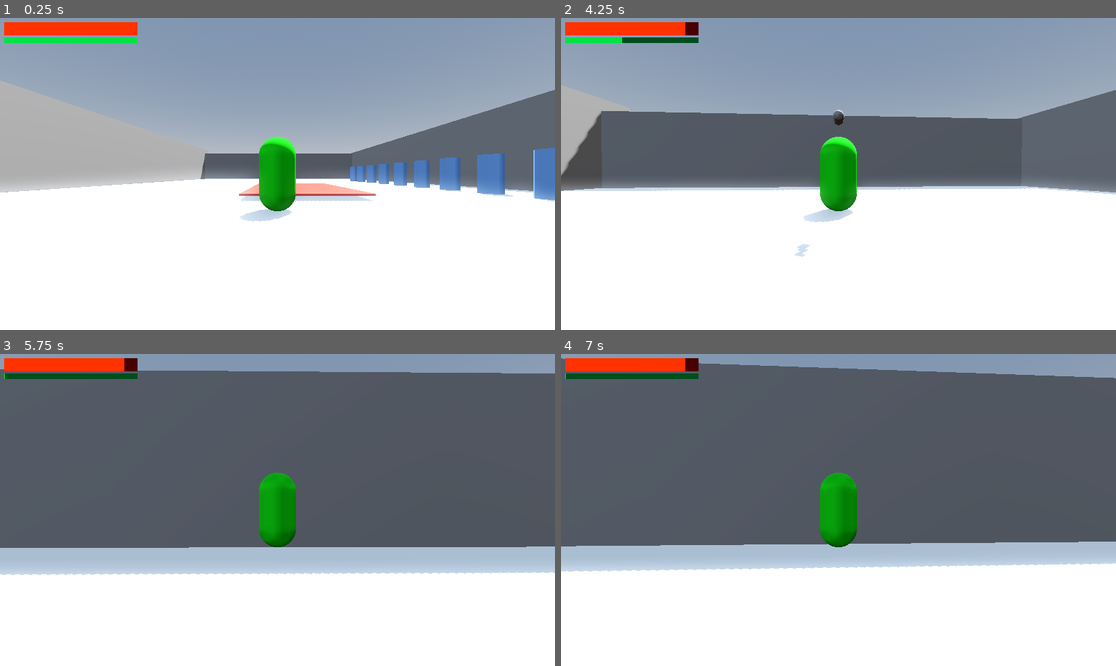
Above: before the commit, frames 1-4 (two rows, left to right).
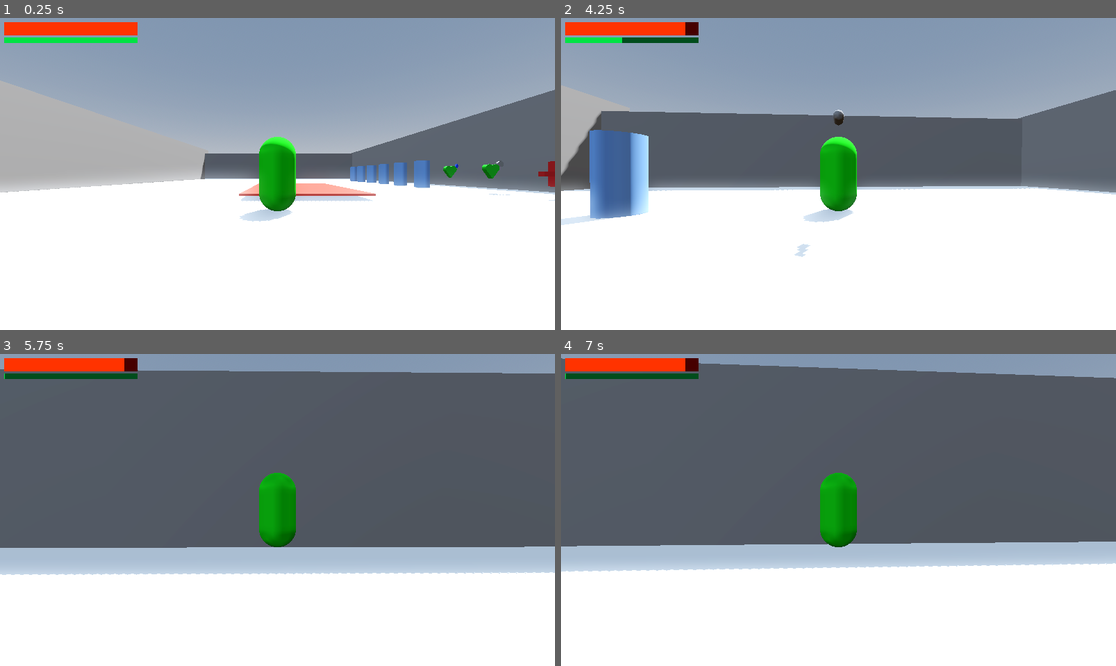
Above: after the commit, the same moments.

Repository: TylerPederson/effort
Game: Godot game, scene res://Spikes/sandbox_level_spikes.tscn
Two runs of this game, one before a commit and one after it. Both use one fixed random seed, a clock stepped at 60 frames per second and the inputs below. This scene is started directly instead of the project's main scene.
Inputs (mouse positions are in pixels of both pictures, inside the frame that each line leads up to):
- Up to frame 1 (0.25 s): no input
- Up to frame 2 (4.25 s): tap Enter (ui_accept) at 0.5 s; move the mouse to (866, 174) at 0.52 s; hold Right mouse button (combat_alternative) 0.53-1.28 s; hold W (move_forward) from 0.53 s (still down); tap Space (move_jump) at 0.77, 1.52, 3.02, 3.77 s; move the mouse to (810, 174) at 1.27 s; click (810, 174) at 1.35 s; move the mouse to (849, 167) at 2.02 s; hold Shift (move_sprint) 2.03-2.78 s; move the mouse to (832, 180) at 2.77 s; right-click (832, 180) at 2.85 s; move the mouse to (877, 177) at 3.52 s; press the mouse at (877, 177) at 3.53 s
- Up to frame 3 (5.75 s): keep holding W (move_forward); move the mouse to (233, 506) at 4.27 s; release the mouse at (233, 506) at 4.28 s; tap Shift (move_sprint) at 4.35 s; tap Space (move_jump) at 4.52 s; move the mouse to (283, 510) at 5.02 s; hold Right mouse button (combat_alternative) from 5.03 s (still down)
- Up to frame 4 (7 s): move the mouse to (816, 503) at 5.77 s; release W (move_forward) at 5.78 s; release Right mouse button (combat_alternative) at 5.78 s; hold D (move_right) 5.78-6.53 s; click (816, 503) at 5.85 s; tap Space (move_jump) at 6.02, 6.77 s; move the mouse to (866, 510) at 6.52 s; hold W (move_forward) from 6.53 s (still down); hold Shift (move_sprint) from 6.53 s (still down)

The runs differ from the first frame. In frame 1, 1.7% of the frame differs, in the area x 79-100%, y 41-59%; in frame 2, 3.0%, in the area x 0-16%, y 35-67%; in frame 3, less than 0.1%; in frame 4, less than 0.1%.

Commit message:
Add a choice tray as some powerup models
Adds a choice tray that will select 3 random upgrades that have not yet been obtained. Also adds a few of the upgrade models.

Diff:
--- a/Spikes/sandbox_level_spikes.tscn
+++ b/Spikes/sandbox_level_spikes.tscn
@@ -1,9 +1,11 @@
-[gd_scene load_steps=10 format=3 uid="uid://lufehvu5wiic"]
+[gd_scene load_steps=12 format=3 uid="uid://lufehvu5wiic"]
 
 [ext_resource type="PackedScene" uid="uid://da7uc6l3gvjq1" path="res://action_player.tscn" id="1_wtjuy"]
 [ext_resource type="PackedScene" uid="uid://cm6ekv7xheido" path="res://Spikes/spikes.tscn" id="4_clqtg"]
 [ext_resource type="PackedScene" uid="uid://dvm5c3go8fcxb" path="res://stats-and-combat/Collectible/collectible.tscn" id="4_s0li7"]
 [ext_resource type="PackedScene" uid="uid://bad74nx0no6g8" path="res://TargetDummy/target_dummy.tscn" id="5_67b5x"]
+[ext_resource type="PackedScene" uid="uid://dh2sywynsva26" path="res://stats-and-combat/Collectible/choice_tray.tscn" id="5_oyuc4"]
+[ext_resource type="PackedScene" uid="uid://brocav0rddv6" path="res://stats-and-combat/Collectible/choice_tray_spawn.tscn" id="6_oyuc4"]
 
 [sub_resource type="ProceduralSkyMaterial" id="ProceduralSkyMaterial_s6xw7"]
 sky_horizon_color = Color(0.66224277, 0.6717428, 0.6867428, 1)
@@ -132,3 +134,21 @@
 [node name="Collectible10" parent="Collectibles" instance=ExtResource("4_s0li7")]
 transform = Transform3D(1, 0, 0, 0, 1, 0, 0, 0, 1, 11, 1.0036714, -23.921019)
 type = 9
+
+[node name="Choice_Tray" parent="Collectibles" instance=ExtResource("5_oyuc4")]
+transform = Transform3D(1, 0, 0, 0, 1, 0, 0, 0, 1, -8, 0, -27)
+
+[node name="CollectTimer" type="Timer" parent="."]
+wait_time = 4.0
+one_shot = true
+autostart = true
+
+[node name="Choice_Tray_Spawn" parent="." instance=ExtResource("6_oyuc4")]
+transform = Transform3D(-4.371139e-08, 0, 1, 0, 1, 0, -1, 0, -4.371139e-08, -12, 0, -9)
+
+[node name="Timer" type="Timer" parent="Choice_Tray_Spawn"]
+wait_time = 2.0
+autostart = true
+
+[connection signal="timeout" from="CollectTimer" to="Collectibles/Choice_Tray" method="activate"]
+[connection signal="timeout" from="Choice_Tray_Spawn/Timer" to="Choice_Tray_Spawn" method="spawn_collectible_tray"]
--- /dev/null
+++ b/stats-and-combat/Collectible/Meshes/health_boost_model.tscn
@@ -0,0 +1,38 @@
+[gd_scene load_steps=6 format=3 uid="uid://bxh45rvfy1lo5"]
+
+[sub_resource type="StandardMaterial3D" id="StandardMaterial3D_0wxip"]
+albedo_color = Color(0.83, 0.1577, 0.1577, 1)
+
+[sub_resource type="BoxMesh" id="BoxMesh_efgwr"]
+material = SubResource("StandardMaterial3D_0wxip")
+size = Vector3(0.2, 1, 0.2)
+
+[sub_resource type="StandardMaterial3D" id="StandardMaterial3D_dx7b4"]
+albedo_color = Color(0.13, 0.27499986, 1, 1)
+
+[sub_resource type="PrismMesh" id="PrismMesh_8gvpd"]
+material = SubResource("StandardMaterial3D_dx7b4")
+size = Vector3(0.2, 0.2, 0.1)
+
+[sub_resource type="BoxMesh" id="BoxMesh_nksht"]
+material = SubResource("StandardMaterial3D_dx7b4")
+size = Vector3(0.1, 0.1, 0.1)
+
+[node name="Health_Regen_Model" type="Node3D"]
+
+[node name="PlusVert" type="MeshInstance3D" parent="."]
+mesh = SubResource("BoxMesh_efgwr")
+
+[node name="PlusHorz" type="MeshInstance3D" parent="PlusVert"]
+transform = Transform3D(-4.371139e-08, 1, 0, -1, -4.371139e-08, 0, 0, 0, 1, 0, 0, 0)
+mesh = SubResource("BoxMesh_efgwr")
+skeleton = NodePath("../..")
+
+[node name="ArrowHead" type="MeshInstance3D" parent="."]
+transform = Transform3D(1, 0, 0, 0, 1, 0, 0, 0, 1, 0.4266101, 0.561081, 0)
+mesh = SubResource("PrismMesh_8gvpd")
+
+[node name="ArrowBody" type="MeshInstance3D" parent="ArrowHead"]
+transform = Transform3D(1, 0, 0, 0, 1, 0, 0, 0, 1, 0, -0.1479575, 0)
+mesh = SubResource("BoxMesh_nksht")
+skeleton = NodePath("../..")
--- /dev/null
+++ b/stats-and-combat/Collectible/Meshes/health_regen_model.tscn
@@ -0,0 +1,47 @@
+[gd_scene load_steps=7 format=3 uid="uid://blpvs4aoh3het"]
+
+[sub_resource type="StandardMaterial3D" id="StandardMaterial3D_0wxip"]
+albedo_color = Color(0.83, 0.1577, 0.1577, 1)
+
+[sub_resource type="BoxMesh" id="BoxMesh_efgwr"]
+material = SubResource("StandardMaterial3D_0wxip")
+size = Vector3(0.2, 1, 0.2)
+
+[sub_resource type="CylinderMesh" id="CylinderMesh_0wxip"]
+top_radius = 0.2
+bottom_radius = 0.2
+height = 0.1
+
+[sub_resource type="BoxMesh" id="BoxMesh_tv45n"]
+size = Vector3(0.1, 0.1, 0.1)
+
+[sub_resource type="StandardMaterial3D" id="StandardMaterial3D_n8cao"]
+albedo_color = Color(1, 0, 0, 1)
+
+[sub_resource type="PrismMesh" id="PrismMesh_jhwx6"]
+material = SubResource("StandardMaterial3D_n8cao")
+size = Vector3(0.02, 0.1, 0.12)
+
+[node name="Health_Regen_Model" type="Node3D"]
+
+[node name="PlusVert" type="MeshInstance3D" parent="."]
+mesh = SubResource("BoxMesh_efgwr")
+
+[node name="PlusHorz" type="MeshInstance3D" parent="PlusVert"]
+transform = Transform3D(-4.371139e-08, 1, 0, -1, -4.371139e-08, 0, 0, 0, 1, 0, 0, 0)
+mesh = SubResource("BoxMesh_efgwr")
+skeleton = NodePath("../..")
+
+[node name="ClockCircle" type="MeshInstance3D" parent="."]
+transform = Transform3D(1, 0, 0, 0, -4.371139e-08, -1, 0, 1, -4.371139e-08, 0.47360218, 0.5083261, 0)
+mesh = SubResource("CylinderMesh_0wxip")
+
+[node name="ClockTop" type="MeshInstance3D" parent="ClockCircle"]
+transform = Transform3D(1, 0, 0, 0, -4.371139e-08, 1, 0, -1, -4.371139e-08, 0.0031692088, -9.458924e-09, -0.21639496)
+mesh = SubResource("BoxMesh_tv45n")
+skeleton = NodePath("../..")
+
+[node name="ClockArrow" type="MeshInstance3D" parent="ClockCircle"]
+transform = Transform3D(0.9051315, 0.4251317, 0, 1.8583098e-08, -3.9564554e-08, 1, 0.4251317, -0.9051315, -4.371139e-08, 0.04376173, -3.714936e-09, -0.08498782)
+mesh = SubResource("PrismMesh_jhwx6")
+skeleton = NodePath("../..")
--- /dev/null
+++ b/stats-and-combat/Collectible/Meshes/stamina_boost_model.tscn
@@ -0,0 +1,49 @@
+[gd_scene load_steps=7 format=3 uid="uid://csy0c340wm4a6"]
+
+[sub_resource type="StandardMaterial3D" id="StandardMaterial3D_tj7ui"]
+albedo_color = Color(0.12640002, 0.79, 0.13746002, 1)
+
+[sub_resource type="CylinderMesh" id="CylinderMesh_q4cw7"]
+material = SubResource("StandardMaterial3D_tj7ui")
+top_radius = 0.2
+bottom_radius = 0.2
+height = 0.2
+
+[sub_resource type="PrismMesh" id="PrismMesh_iwixs"]
+material = SubResource("StandardMaterial3D_tj7ui")
+size = Vector3(0.6, 0.405, 0.2)
+
+[sub_resource type="StandardMaterial3D" id="StandardMaterial3D_dx7b4"]
+albedo_color = Color(0.13, 0.27499986, 1, 1)
+
+[sub_resource type="PrismMesh" id="PrismMesh_8gvpd"]
+material = SubResource("StandardMaterial3D_dx7b4")
+size = Vector3(0.2, 0.2, 0.1)
+
+[sub_resource type="BoxMesh" id="BoxMesh_nksht"]
+material = SubResource("StandardMaterial3D_dx7b4")
+size = Vector3(0.1, 0.1, 0.1)
+
+[node name="Stamina_Boost_Model" type="Node3D"]
+
+[node name="HeartLeft" type="MeshInstance3D" parent="."]
+transform = Transform3D(1, 0, 0, 0, -4.371139e-08, -1, 0, 1, -4.371139e-08, -0.15, 0.3, 0)
+mesh = SubResource("CylinderMesh_q4cw7")
+
+[node name="HeartRight" type="MeshInstance3D" parent="HeartLeft"]
+transform = Transform3D(1, 0, 0, 0, 1, 0, 0, 0, 1, 0.3, 0, 0)
+mesh = SubResource("CylinderMesh_q4cw7")
+skeleton = NodePath("../..")
+
+[node name="HeartBottom" type="MeshInstance3D" parent="HeartLeft"]
+transform = Transform3D(1, 0, 0, 0, -4.371139e-08, -1, 0, 1, -4.371139e-08, 0.15, -5.8468697e-10, 0.3366239)
+mesh = SubResource("PrismMesh_iwixs")
+
+[node name="ArrowHead" type="MeshInstance3D" parent="."]
+transform = Transform3D(1, 0, 0, 0, 1, 0, 0, 0, 1, 0.4266101, 0.561081, 0)
+mesh = SubResource("PrismMesh_8gvpd")
+
+[node name="ArrowBody" type="MeshInstance3D" parent="ArrowHead"]
+transform = Transform3D(1, 0, 0, 0, 1, 0, 0, 0, 1, 0, -0.1479575, 0)
+mesh = SubResource("BoxMesh_nksht")
+skeleton = NodePath("../..")
--- /dev/null
+++ b/stats-and-combat/Collectible/Meshes/stamina_regen_model.tscn
@@ -0,0 +1,58 @@
+[gd_scene load_steps=8 format=3 uid="uid://dnpq8u4dqom73"]
+
+[sub_resource type="StandardMaterial3D" id="StandardMaterial3D_tj7ui"]
+albedo_color = Color(0.12640002, 0.79, 0.13746002, 1)
+
+[sub_resource type="CylinderMesh" id="CylinderMesh_q4cw7"]
+material = SubResource("StandardMaterial3D_tj7ui")
+top_radius = 0.2
+bottom_radius = 0.2
+height = 0.2
+
+[sub_resource type="PrismMesh" id="PrismMesh_iwixs"]
+material = SubResource("StandardMaterial3D_tj7ui")
+size = Vector3(0.6, 0.405, 0.2)
+
+[sub_resource type="CylinderMesh" id="CylinderMesh_bk1aa"]
+top_radius = 0.2
+bottom_radius = 0.2
+height = 0.1
+
+[sub_resource type="BoxMesh" id="BoxMesh_r85v8"]
+size = Vector3(0.1, 0.1, 0.1)
+
+[sub_resource type="StandardMaterial3D" id="StandardMaterial3D_n8cao"]
+albedo_color = Color(1, 0, 0, 1)
+
+[sub_resource type="PrismMesh" id="PrismMesh_boryb"]
+material = SubResource("StandardMaterial3D_n8cao")
+size = Vector3(0.02, 0.1, 0.12)
+
+[node name="Stamina_Boost_Model" type="Node3D"]
+
+[node name="HeartLeft" type="MeshInstance3D" parent="."]
+transform = Transform3D(1, 0, 0, 0, -4.371139e-08, -1, 0, 1, -4.371139e-08, -0.15, 0.3, 0)
+mesh = SubResource("CylinderMesh_q4cw7")
+
+[node name="HeartRight" type="MeshInstance3D" parent="HeartLeft"]
+transform = Transform3D(1, 0, 0, 0, 1, 0, 0, 0, 1, 0.3, 0, 0)
+mesh = SubResource("CylinderMesh_q4cw7")
+skeleton = NodePath("../..")
+
+[node name="HeartBottom" type="MeshInstance3D" parent="HeartLeft"]
+transform = Transform3D(1, 0, 0, 0, -4.371139e-08, -1, 0, 1, -4.371139e-08, 0.15, -5.8468697e-10, 0.3366239)
+mesh = SubResource("PrismMesh_iwixs")
+
+[node name="ClockCircle" type="MeshInstance3D" parent="."]
+transform = Transform3D(0.7784399, 0, 0, 0, -4.371139e-08, -0.74572015, 0, 1, -3.2596464e-08, 0.47360218, 0.5083261, 0)
+mesh = SubResource("CylinderMesh_bk1aa")
+
+[node name="ClockTop" type="MeshInstance3D" parent="ClockCircle"]
+transform = Transform3D(1, 0, 0, 0, -4.371139e-08, 1, 0, -1, -4.371139e-08, 0.0031692088, -9.458924e-09, -0.21639496)
+mesh = SubResource("BoxMesh_r85v8")
+skeleton = NodePath("../..")
+
+[node name="ClockArrow" type="MeshInstance3D" parent="ClockCircle"]
+transform = Transform3D(0.9051315, 0.4251317, 0, 1.8583098e-08, -3.9564554e-08, 1, 0.4251317, -0.9051315, -4.371139e-08, 0.04376173, -3.714936e-09, -0.08498782)
+mesh = SubResource("PrismMesh_boryb")
+skeleton = NodePath("../..")
--- /dev/null
+++ b/stats-and-combat/Collectible/choice_tray.gd
@@ -0,0 +1,56 @@
+extends Node3D
+
+static var to_collect = [
+	Collectible.TYPE.HP_REGEN,
+	Collectible.TYPE.HP_BOOST,
+	Collectible.TYPE.STAMINA_REGEN,
+	Collectible.TYPE.STAMINA_BOOST,
+	Collectible.TYPE.BONUS_FLAT_ARMOR,
+	Collectible.TYPE.BONUS_RATIO_ARMOR,
+	Collectible.TYPE.SPRINT_USE_RATIO,
+	Collectible.TYPE.SPRINT_SPEED_BOOST,
+	Collectible.TYPE.DAMAGE_BOOST,
+	Collectible.TYPE.DAMAGE_COOLDOWN
+]
+
+
+func _ready() -> void:
+	%Collectible1.set_type(select_available())
+	%Collectible2.set_type(select_available())
+	%Collectible3.set_type(select_available())
+	process_mode = Node.PROCESS_MODE_DISABLED
+	%Collectible1.visible = false
+	%Collectible2.visible = false
+	%Collectible3.visible = false
+
+func activate():
+	process_mode = Node.PROCESS_MODE_INHERIT
+	%Collectible1.visible = true
+	%Collectible2.visible = true
+	%Collectible3.visible = true
+
+
+func select_available() -> Collectible.TYPE:
+	if to_collect.is_empty():
+		return Collectible.TYPE.HP_REGEN
+
+	var type = to_collect.pick_random()
+	to_collect.erase(type)
+	return type
+
+func _on_collectible_1_collected(type: Collectible.TYPE) -> void:
+	to_collect.append(%Collectible2.type)
+	to_collect.append(%Collectible3.type)
+	queue_free()
+
+
+func _on_collectible_2_collected(type: Collectible.TYPE) -> void:
+	to_collect.append(%Collectible1.type)
+	to_collect.append(%Collectible3.type)
+	queue_free()
+
+
+func _on_collectible_3_collected(type: Collectible.TYPE) -> void:
+	to_collect.append(%Collectible1.type)
+	to_collect.append(%Collectible2.type)
+	queue_free()
--- /dev/null
+++ b/stats-and-combat/Collectible/choice_tray.tscn
@@ -0,0 +1,23 @@
+[gd_scene load_steps=3 format=3 uid="uid://dh2sywynsva26"]
+
+[ext_resource type="Script" uid="uid://du702rkgl45sr" path="res://stats-and-combat/Collectible/choice_tray.gd" id="1_o3f7e"]
+[ext_resource type="PackedScene" uid="uid://dvm5c3go8fcxb" path="res://stats-and-combat/Collectible/collectible.tscn" id="2_3gojb"]
+
+[node name="Choice_Tray" type="Node3D"]
+script = ExtResource("1_o3f7e")
+
+[node name="Collectible1" parent="." instance=ExtResource("2_3gojb")]
+unique_name_in_owner = true
+transform = Transform3D(1, 0, 0, 0, 1, 0, 0, 0, 1, 0, 1, 0)
+
+[node name="Collectible2" parent="." instance=ExtResource("2_3gojb")]
+unique_name_in_owner = true
+transform = Transform3D(1, 0, 0, 0, 1, 0, 0, 0, 1, -3, 1, 0)
+
+[node name="Collectible3" parent="." instance=ExtResource("2_3gojb")]
+unique_name_in_owner = true
+transform = Transform3D(1, 0, 0, 0, 1, 0, 0, 0, 1, 3, 1, 0)
+
+[connection signal="collected" from="Collectible1" to="." method="_on_collectible_1_collected"]
+[connection signal="collected" from="Collectible2" to="." method="_on_collectible_2_collected"]
+[connection signal="collected" from="Collectible3" to="." method="_on_collectible_3_collected"]
--- /dev/null
+++ b/stats-and-combat/Collectible/choice_tray_spawn.gd
@@ -0,0 +1,12 @@
+extends Node3D
+
+
+@onready var collectible_tray = preload("res://stats-and-combat/Collectible/choice_tray.tscn")
+var instance = null
+
+func spawn_collectible_tray():
+	if not instance == null:
+		return
+	instance = collectible_tray.instantiate()
+	add_child(instance)
+	instance.activate()
--- /dev/null
+++ b/stats-and-combat/Collectible/choice_tray_spawn.tscn
@@ -0,0 +1,7 @@
+[gd_scene load_steps=2 format=3 uid="uid://brocav0rddv6"]
+
+[ext_resource type="Script" uid="uid://dqnntfjee4jdo" path="res://stats-and-combat/Collectible/choice_tray_spawn.gd" id="1_13fp4"]
+
+[node name="Choice_Tray_Spawn" type="Node3D"]
+transform = Transform3D(-4.371139e-08, 0, 1, 0, 1, 0, -1, 0, -4.371139e-08, 0, 0, 0)
+script = ExtResource("1_13fp4")
--- a/stats-and-combat/Collectible/collectible.gd
+++ b/stats-and-combat/Collectible/collectible.gd
@@ -1,5 +1,7 @@
 extends Area3D
 class_name Collectible
+
+signal collected(type: TYPE)
 
 enum TYPE {
 	HP_REGEN,
@@ -27,6 +29,12 @@
 	TYPE.DAMAGE_COOLDOWN : 0.75
 }
 
+const HEALTH_REGEN_MODEL = preload("res://stats-and-combat/Collectible/Meshes/health_regen_model.tscn")
+const HEALTH_BOOST_MODEL = preload("res://stats-and-combat/Collectible/Meshes/health_boost_model.tscn")
+const STAMINA_BOOST_MODEL = preload("res://stats-and-combat/Collectible/Meshes/stamina_boost_model.tscn")
+const STAMINA_REGEN_MODEL = preload("res://stats-and-combat/Collectible/Meshes/stamina_regen_model.tscn")
+
+
 @export var type : TYPE = TYPE.HP_REGEN
 
 func _ready() -> void:
@@ -34,7 +42,26 @@
 	connect_signal()
 
 func set_data():
-	pass
+	%MeshInstance3D.visible = false
+
+	for c in %Model.get_children():
+		c.queue_free()
+
+	match type:
+		TYPE.HP_REGEN:
+			%Model.add_child(HEALTH_REGEN_MODEL.instantiate())
+		TYPE.HP_BOOST:
+			%Model.add_child(HEALTH_BOOST_MODEL.instantiate())
+		TYPE.STAMINA_BOOST:
+			%Model.add_child(STAMINA_BOOST_MODEL.instantiate())
+		TYPE.STAMINA_REGEN:
+			%Model.add_child(STAMINA_REGEN_MODEL.instantiate())
+		_:
+			%MeshInstance3D.visible = true
+
+func set_type(_type: TYPE):
+	type = _type
+	set_data()
 
 func connect_signal() -> void:
 	connect("body_entered", collect)
@@ -99,4 +126,5 @@
 					print("DAMAGE_COOLDOWN")
 		_:
 			print("collect error")
+	collected.emit(type)
 	queue_free()
--- a/stats-and-combat/Collectible/collectible.tscn
+++ b/stats-and-combat/Collectible/collectible.tscn
@@ -19,3 +19,6 @@
 
 [node name="CollisionShape3D" type="CollisionShape3D" parent="."]
 shape = SubResource("CylinderShape3D_dl5vh")
+
+[node name="Model" type="Node3D" parent="."]
+unique_name_in_owner = true
Not shown, added: stats-and-combat/Collectible/choice_tray.gd.uid
Not shown, added: stats-and-combat/Collectible/choice_tray_spawn.gd.uid
